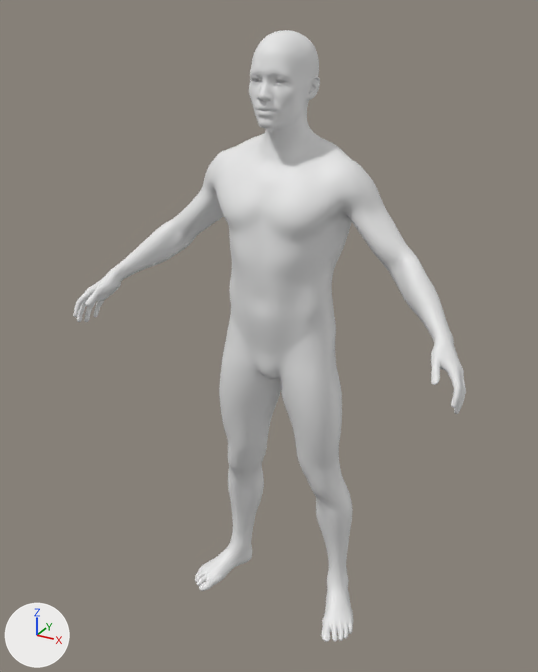
One commit to the glTF model public/alki_humgen_male_lean.glb: the scene before it, then after it.
Both versions are drawn from a camera (50 mm lens) standing at (0.931, -1.773, 1.842) and looking at (-0.026, -0.032, 0.972). The lights are fixed; the arrows at lower left show +X, +Y and +Z. The picture after the commit comes second. Vertices at exactly the same position are counted once.

The first picture shows 'HG_Body'.
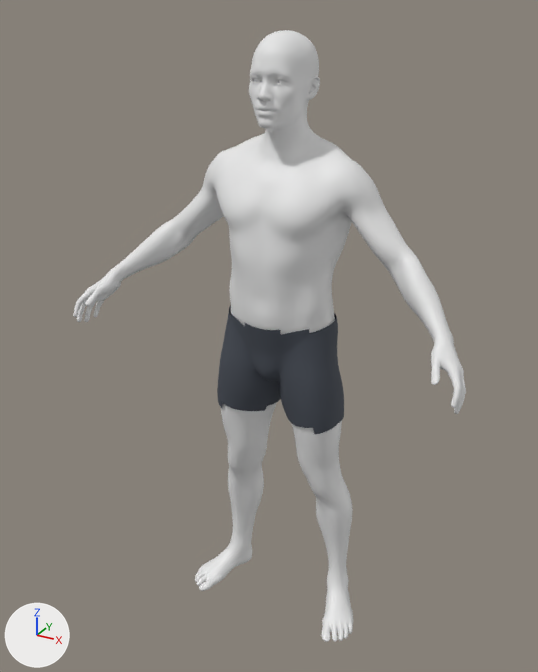
Commit message: male_lean base: morphing boxer briefs + socketed eyes

Pixel boxes (x1, y1, x2, y2) of what changed, in the pictures (538 x 672 px):
part 1 of me_female_body_default, added: after (217, 306, 344, 434)

Edits to the bpy script that builds the scene:
```text
Add mat_alki_cloth_boxers:
    mat_alki_cloth_boxers = principled_material('Alki_Cloth_Boxers')
    mat_alki_cloth_boxers.base_color = (0.06, 0.07, 0.09)  # greyish blue #454b55
    mat_alki_cloth_boxers.roughness = 0.85
Add mat_alki_skin:
    mat_alki_skin = principled_material('Alki_Skin')
    mat_alki_skin.base_color = (0.8, 0.8, 0.8)  # white #e7e7e7
Change me_female_body_default:
    used by ob_hg_body; location = (0.0, 0.0, 0.0)
    remove me_female_body_default.from_pydata(...)  # 25286 vertices, 50568 faces; spans x -0.59..0.59, y -0.24..0.14, z 0.01..1.79
    add me_female_body_default.from_pydata(...)  # 26712 vertices, 53292 faces; spans x -0.59..0.59, y -0.24..0.14, z 0.01..1.79
    me_female_body_default part 1: a new loose piece of 1426 vertices spanning x -0.2..0.2, y -0.13..0.14, z 0.72..1.04, in mat_alki_cloth_boxers (greyish blue #454b55)
    add me_female_body_default.materials.append(mat_alki_skin)  # white #e7e7e7
    add me_female_body_default.materials.append(mat_alki_cloth_boxers)  # greyish blue #454b55
```
